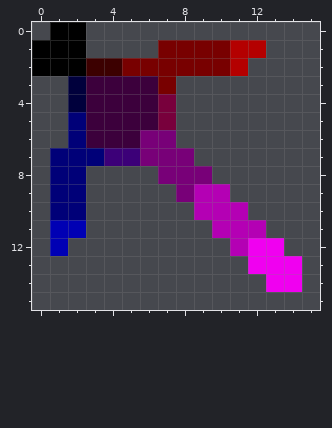
Pixel-art sprite: assets/cubyz/tools/pickaxe.png. This is how it looked before the edit.
The file is 16x16 pixels.
New version:
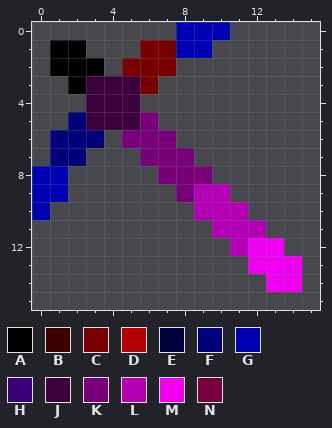
Palette (. is transparent): A #000000  B #3c0000  C #780000  D #b40000  E #00003c  F #000078  G #0000b4  H #3c0078  J #3c003c  K #780078  L #b400b4  M #f000f0  N #78003c
The commit says: Pickaxe Rebalance (v1) (#1078) * Pickaxe Revamp
From old to new:
Changed rows in their new state; - is an unchanged pixel.
first column x 0:
 0 -..-----GGG--
 1 .-----C-GG...
 2 .--A.---....-
 3 --A---C.-----
 4 --.---..-----
 5 ------K.-----
 6 -F-F.K-------
 7 ---...-------
 8 GG.----------
 9 GG.----------
10 G..----------
11 -..----------
12 -.-----------
Where, in picture pixels (left, top, right, bottom), the same in both pictures:
changed: (32, 22, 266, 256)
